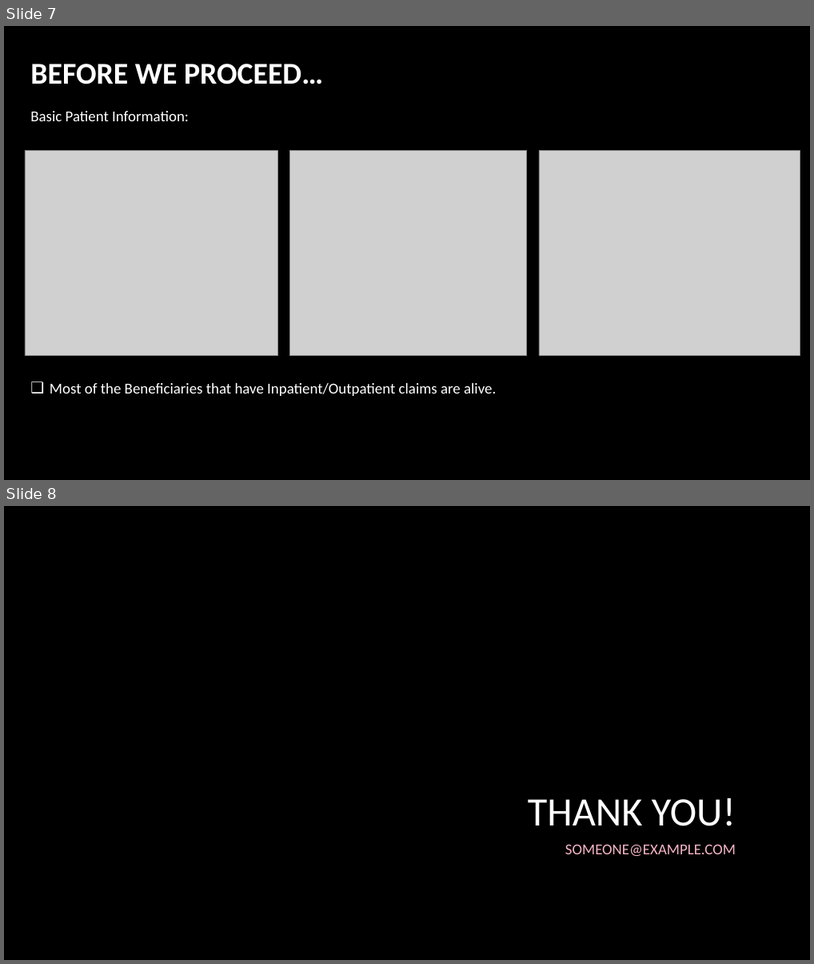
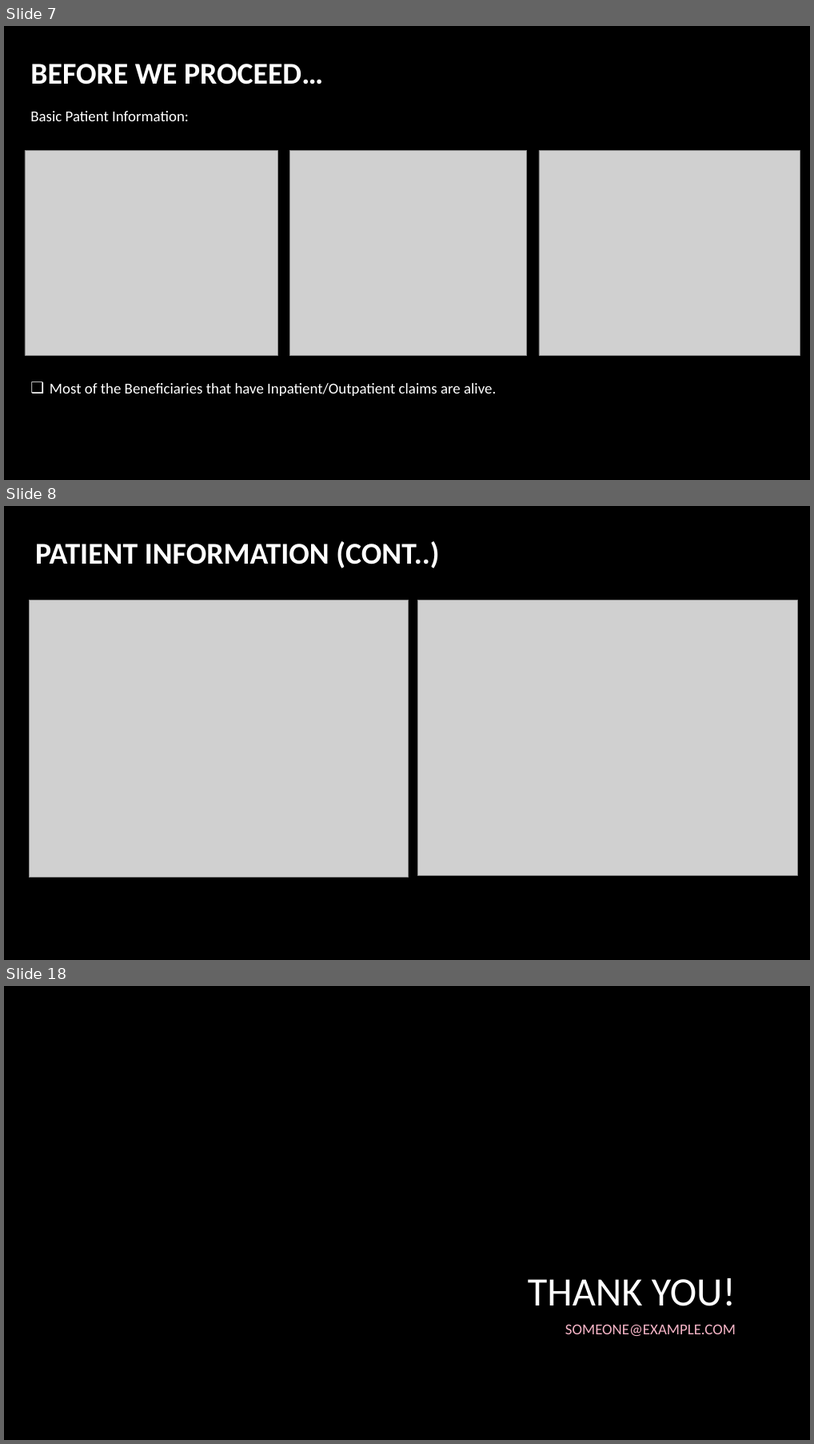
Before and after one commit to suhitasva/Capstone_Project, a slide deck: hc_fraud.pptx. Shown one above the other, each under a label of ours: slides 7 and 8 before the commit, slides 7, 8 and 18 after it; the slides between them are not shown. The pictures are 814x964 and 814x1444 pixels, drawn with LibreOffice and Linux fonts; fonts in the diff are those of the drawing; grey boxes stand for pictures; background and template pictures are left out. Boxes give left, top, right and bottom in pixels: in the first picture for what was removed or moved away, otherwise in the second. Text is boxed around its words. In the diff, an @@ line names an element or a change of style, - is before the commit and + after.

```diff
--- a/hc_fraud.pptx
+++ b/hc_fraud.pptx
@@ slide 8 added at bbox=[4, 506, 810, 960], background picture (left out) @@
@@ title added at bbox=[35, 541, 439, 568], 36 pt, text #FFFFFF, bold @@
+PATIENT INFORMATION (CONT..)
@@ picture added at bbox=[30, 600, 409, 877] @@
@@ picture added at bbox=[418, 600, 798, 875] @@
@@ what was slide 8 is now slide 18 @@
```
Also in this commit, not shown: 2 slides changed, 9 other slides added.
